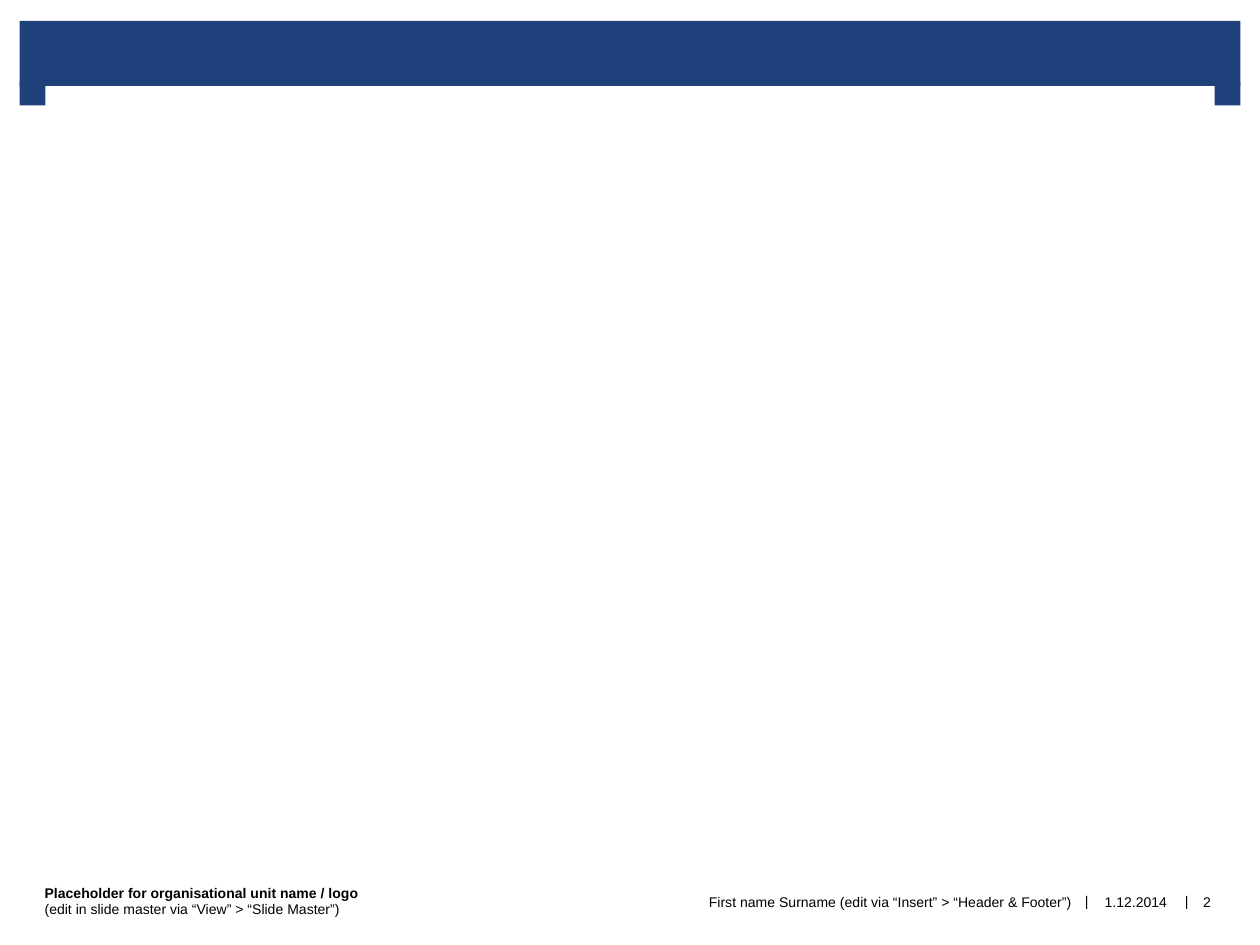
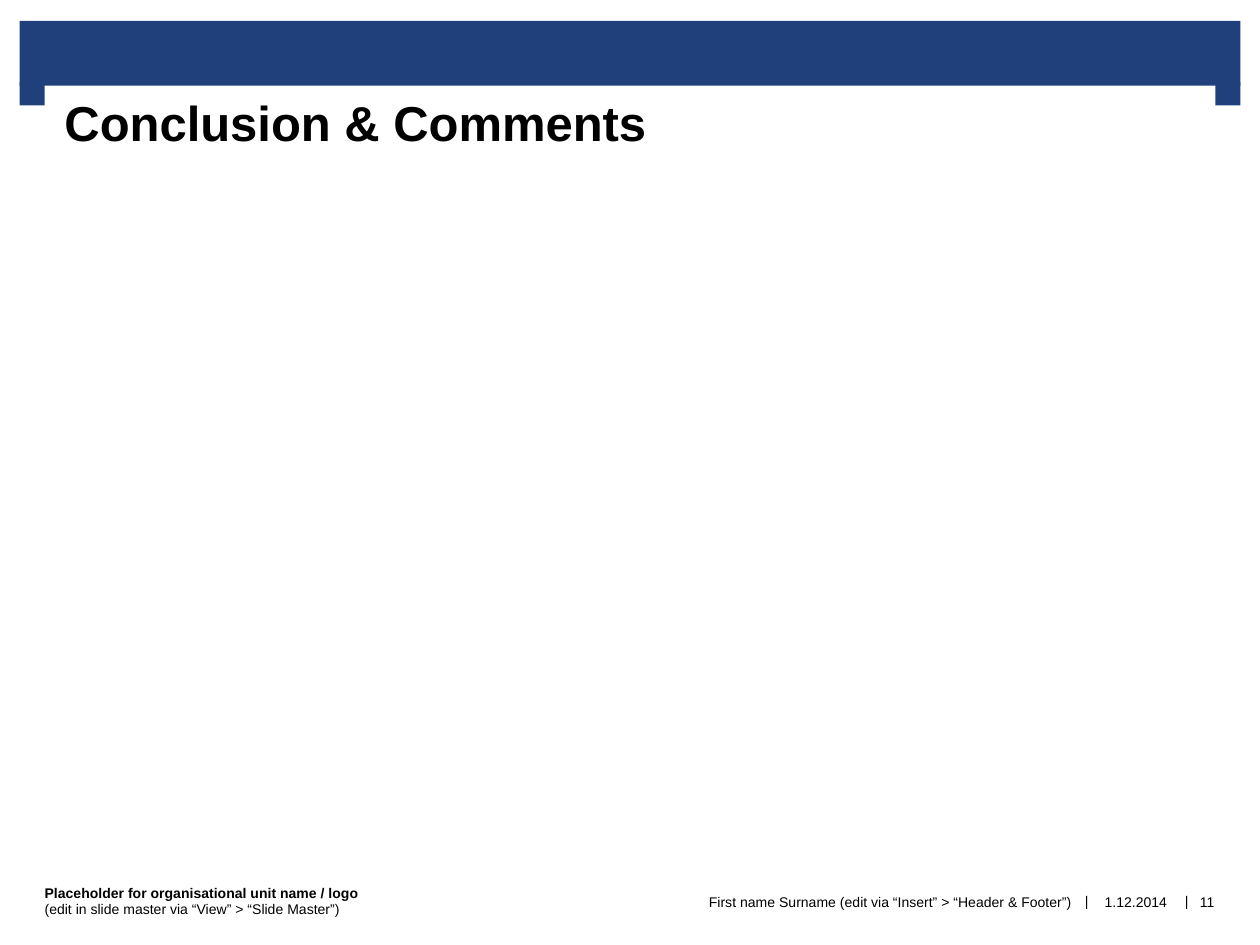
Before and after one commit to comet100/QMO_2019_Seminar, a slide deck: slide 11 of QMO_2019_prepsentation_draft1.pptx (slide 2 before the commit). Drawn at 1260x945 pixels with LibreOffice and Linux fonts; fonts in the diff are those of the drawing; background and template pictures are left out. Boxes give left, top, right and bottom in pixels: in the first picture for what was removed or moved away, otherwise in the second. Text is boxed around its words. In the diff, an @@ line names an element or a change of style, - is before the commit and + after.

```diff
--- a/QMO_2019_prepsentation_draft1.pptx
+++ b/QMO_2019_prepsentation_draft1.pptx
@@ title added at bbox=[44, 86, 1215, 175], fill #FFFFFF, 28 pt, text #000000, bold @@
+Conclusion & Comments
@@ page number at bbox=[1200, 897, 1215, 907]: text changed @@
-2
+11
```
Also in this commit, not shown: 6 other slides changed, 4 slides added, 2 slides removed.
